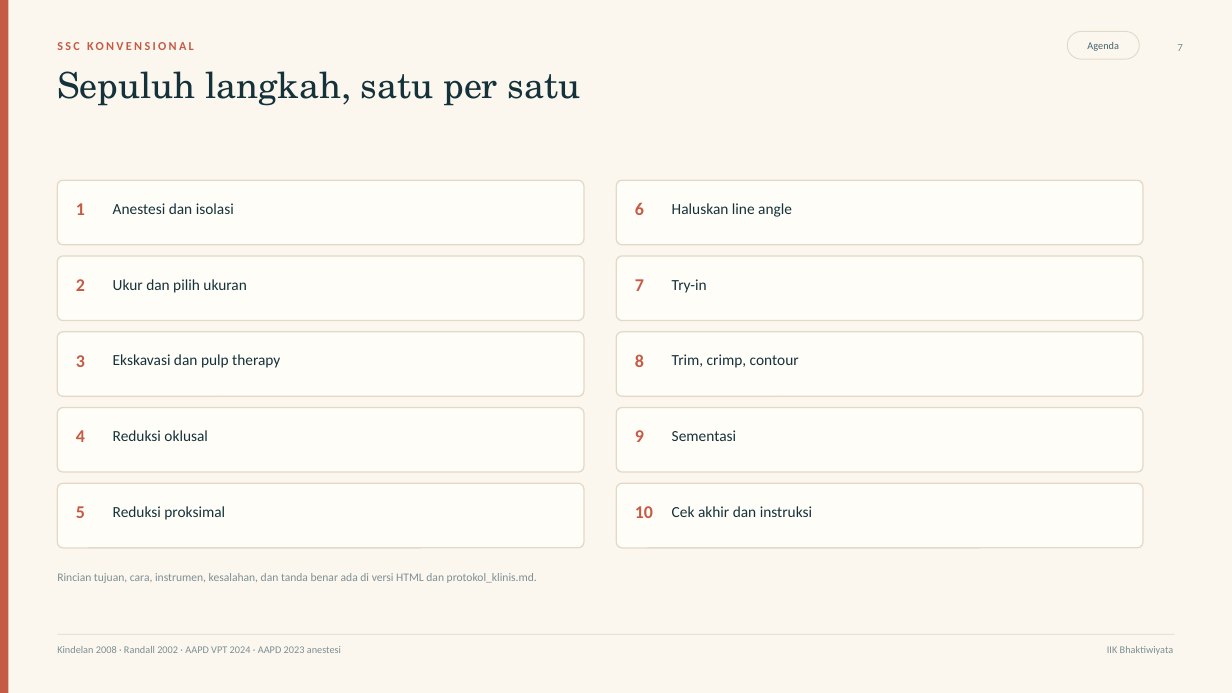
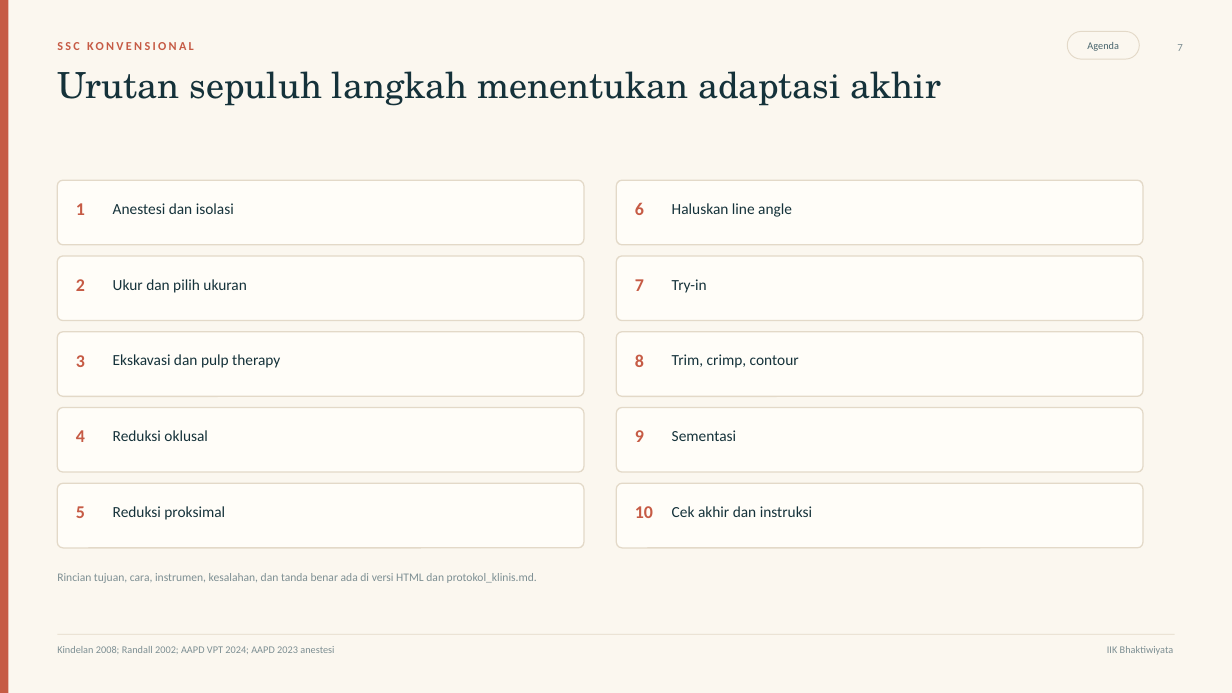
Before and after one commit to maskchanel14-source/agents, a slide deck: slide 7 of deliverables/ssc-pedodonsia/ssc-pedodonsia.pptx. Drawn at 1232x693 pixels with LibreOffice and Linux fonts; fonts in the diff are those of the drawing. Boxes give left, top, right and bottom in pixels: in the first picture for what was removed or moved away, otherwise in the second. Text is boxed around its words. In the diff, an @@ line names an element or a change of style, - is before the commit and + after.

Commit message:
Fix SSC deck layout, align bibliography numbering, and tighten clinical wording

```diff
--- a/deliverables/ssc-pedodonsia/ssc-pedodonsia.pptx
+++ b/deliverables/ssc-pedodonsia/ssc-pedodonsia.pptx
@@ text at [57, 71, 941, 106]: text changed @@
-Sepuluh langkah, satu per satu
+Urutan sepuluh langkah menentukan adaptasi akhir
@@ text at [57, 646, 334, 654]: text changed @@
-Kindelan 2008 · Randall 2002 · AAPD VPT 2024 · AAPD 2023 anestesi
+Kindelan 2008; Randall 2002; AAPD VPT 2024; AAPD 2023 anestesi
```
Also in this commit, not shown: 16 other slides changed, 8 other files.
